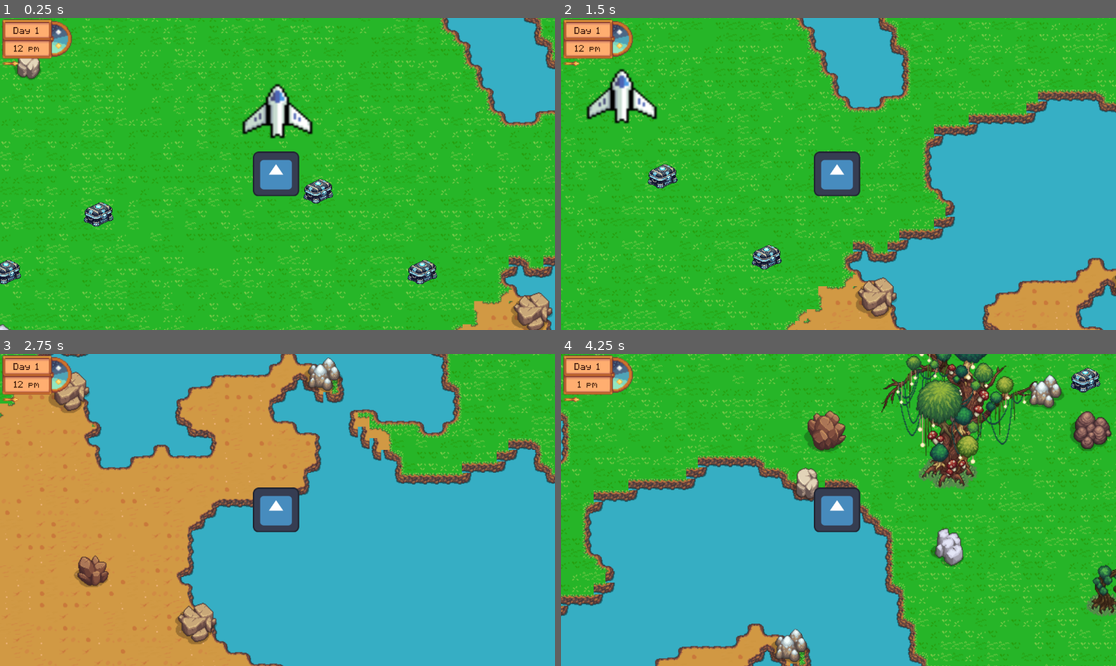
Above: before the commit, frames 1-4 (two rows, left to right).
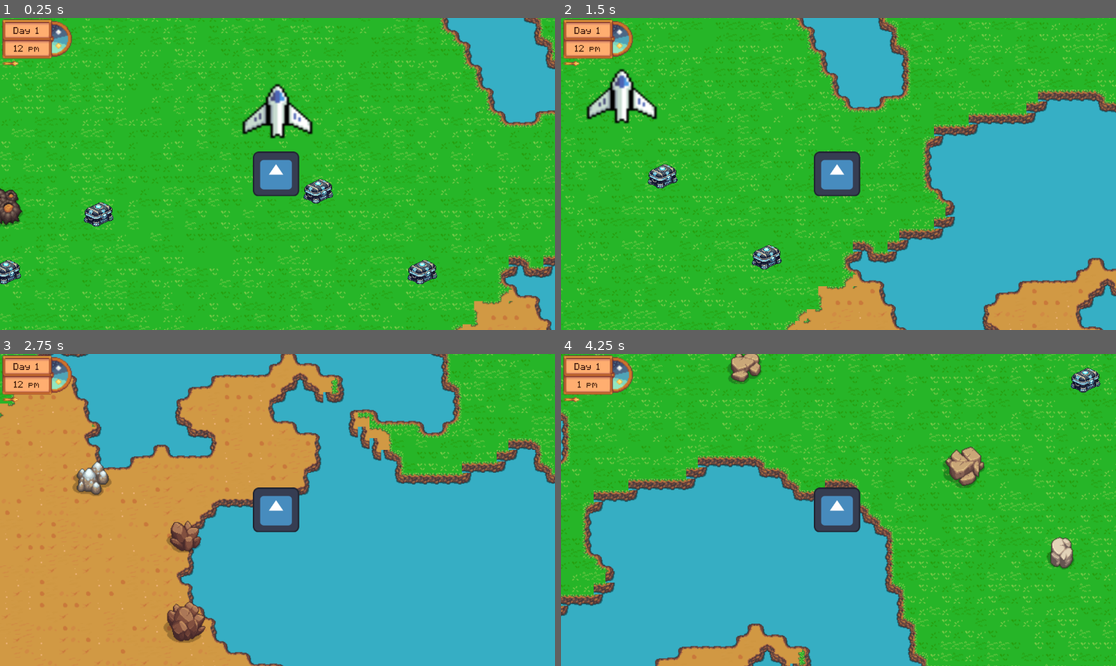
Above: after the commit, the same moments.

Repository: Theodenlll7/Orbital-deployment
Game: Godot game, scene res://World/world.tscn
Same seed, same stepped clock (60 frames per second), same inputs: the game is played once before the commit and once after it. The engine's default icon, where the game draws it, is replaced by a stand-in: a white triangle on a blue panel in a dark square.
Inputs (mouse positions are in pixels of both pictures, inside the frame that each line leads up to):
- Up to frame 1 (0.25 s): no input
- Up to frame 2 (1.5 s): tap Enter at 0.5 s; move the mouse to (960, 158) at 0.52 s; hold D (move_right) 0.53-1.28 s; tap Shift (dodge) at 0.6 s; move the mouse to (727, 189) at 1.27 s; hold S (move_down) from 1.28 s (still down); tap E (interact) at 1.35 s
- Up to frame 3 (2.75 s): move the mouse to (333, 441) at 2.02 s; release S (move_down) at 2.03 s; press the mouse at (333, 441) at 2.03 s; hold D (move_right) from 2.03 s (still down)
- Up to frame 4 (4.25 s): move the mouse to (810, 572) at 2.77 s; release D (move_right) at 2.78 s; release the mouse at (810, 572) at 2.78 s; hold W (move_up) 2.78-3.53 s; tap Shift (dodge) at 2.85 s; move the mouse to (1005, 556) at 3.52 s; hold A (move_left) from 3.53 s (still down); hold E (interact) from 3.53 s (still down)

The runs differ from the first frame. In frame 1, 1.4% of the frame differs, in the area x 0-100%, y 12-100%; in frame 2, 0.7%; in frame 3, 3.4%; in frame 4, 10%, in the area x 30-100%, y 0-100%.

Commit message:
fixed some mapgen bugs

Diff:
--- a/MapGeneration/MapGeneration.gd
+++ b/MapGeneration/MapGeneration.gd
@@ -24,11 +24,17 @@
 		var random_number = randi() % 16 + 1
 		place_large_object_from_tile(random_number, position)
 
+	for position in GenerateMapVariables.random_WaterObject_cells:
+		var random_number = randi() % 5 + 1
+		place_large_water_object_from_tile(random_number, position)
+
+
 	for position in GenerateMapVariables.random_tree_cells:
 		place_tree(position)
 
 	for position in GenerateMapVariables.dungeon_cells:
 		placeDungeon(position)
+
 
 
 func placeRandomObject(list, pos):
@@ -62,6 +68,35 @@
 	set_cells_terrain_connect(1, GenerateMapVariables.Tree_cells, tileset, 2)
 	set_cells_terrain_connect(0, GenerateMapVariables.water_cells, tileset, 1)
 
+
+func place_large_water_object_from_tile(objectID, center):
+	var columns = 0
+	var rows = 0
+	var start = null
+
+	match objectID:
+		1:
+			start = Vector2(8, 4)
+			columns = 4
+			rows = 4
+		2:
+			start = Vector2(10, 11)
+			columns = 4
+			rows = 3
+		3:
+			pass
+		4:
+			start = Vector2(4, 17)
+			columns = 2
+			rows = 2
+		5:
+			start = Vector2(8, 17)
+			columns = 2
+			rows = 2
+	for x in range(columns):
+		for y in range(rows):
+			var tile_position = Vector2(start.x + x, start.y + y)
+			set_cell(2, Vector2i(center.x + x, center.y + y), 16, tile_position)
 
 func place_large_object_from_tile(objectID, center):
 	var columns = 0
--- a/MapGeneration/Map_functions/GenerateMapVariables.gd
+++ b/MapGeneration/Map_functions/GenerateMapVariables.gd
@@ -20,6 +20,7 @@
 
 #Information_Arrays
 var dont_place_here = []
+var water_is_here = []
 
 #Generation_Arrays
 var ground_cells = []
@@ -30,6 +31,7 @@
 
 var map_Edge_cells = []
 var random_Object_cells = []
+var random_WaterObject_cells = []
 var random_tree_cells=[]
 var dungeon_cells = []
 
@@ -75,11 +77,11 @@
 					if alt < LAND_CAP:
 						ground_cells.append(Vector2i(map_x, map_y))
 						if randf() < randomObjectChance:
-							if checkToCloseToMapEdge(Vector2(map_x, map_y),10) or isPosCloseToObjects(Vector2(map_x, map_y)):
+							if checkToCloseToMapEdge(Vector2(map_x, map_y),10) or isPosCloseToObjects(Vector2(map_x, map_y), random_Object_cells) or isPosCloseToObjects(Vector2(map_x, map_y), water_is_here):
 								pass
 							else:
 								random_Object_cells.append(Vector2i(map_x, map_y))
-						if randf() < randomTreeChance and !between(temp, 0.2, 0.6):
+						if randf() < randomTreeChance and !between(temp, 0.2, 0.6) and !isPosCloseToObjects(Vector2(map_x, map_y), water_is_here):
 							random_tree_cells.append(Vector2i(map_x, map_y))
 						if between(temp, 0.2, 0.6):
 							dont_place_here.append(Vector2i(map_x, map_y))
@@ -89,15 +91,21 @@
 								dirt_cells.append(Vector2i(map_x, map_y))
 						elif randf()< randomDungeon:
 							dungeon_cells.append(Vector2i(map_x, map_y))
-					#else:
+					else:
+						water_is_here.append(Vector2i(map_x, map_y))
+						if randf() < randomObjectChance:
+							if checkToCloseToMapEdge(Vector2(map_x, map_y),10) or isPosCloseToObjects(Vector2(map_x, map_y),random_WaterObject_cells)or isPosCloseToObjects(Vector2(map_x, map_y),ground_cells):
+								pass
+							else:
+								random_WaterObject_cells.append(Vector2i(map_x, map_y))
 						#water_cells.append(Vector2i(map_x, map_y))
 
 					#elif between(alt, 0.2, 0.25):
 						#shallow_water_cells.append(Vector2i(map_x, map_y))
 
-func isPosCloseToObjects(pos):
-	for position in random_Object_cells:
-		if Vector2(pos).distance_to(Vector2(position))<5:
+func isPosCloseToObjects(pos, list):
+	for position in list:
+		if Vector2(pos).distance_to(Vector2(position))<7:
 				return true
 	return false
 func checkToCloseToMapEdge(pos, maxDistance):
--- a/World/world.tscn
+++ b/World/world.tscn
@@ -9,6 +9,7 @@
 [ext_resource type="Texture2D" uid="uid://u3pdmylvmf4f" path="res://Assets/Sprites/Objects/Rocks_source.png" id="5_wc6ww"]
 [ext_resource type="Script" path="res://MapGeneration/MapGeneration.gd" id="5_xrdx4"]
 [ext_resource type="PackedScene" uid="uid://dtyfw3eetyfc" path="res://MainHouse/MainHouse.tscn" id="6_js1dw"]
+[ext_resource type="Texture2D" uid="uid://dn84s1b5icr65" path="res://Assets/Sprites/Objects/Rocks_source_texture_shadow.png" id="6_kgt1x"]
 [ext_resource type="Texture2D" uid="uid://c03den4ayjr17" path="res://Assets/Tiles/terrain tiles.png" id="8_o4o7f"]
 
 [sub_resource type="TileSetAtlasSource" id="TileSetAtlasSource_cw1ff"]
@@ -1592,6 +1593,304 @@
 3:11/0 = 0
 13:11/0 = 0
 
+[sub_resource type="TileSetAtlasSource" id="TileSetAtlasSource_f85ho"]
+texture = ExtResource("6_kgt1x")
+0:0/0 = 0
+1:0/0 = 0
+2:0/0 = 0
+3:0/0 = 0
+4:0/0 = 0
+5:0/0 = 0
+6:0/0 = 0
+7:0/0 = 0
+8:0/0 = 0
+9:0/0 = 0
+10:0/0 = 0
+11:0/0 = 0
+13:0/0 = 0
+14:0/0 = 0
+15:0/0 = 0
+0:1/0 = 0
+1:1/0 = 0
+2:1/0 = 0
+3:1/0 = 0
+4:1/0 = 0
+5:1/0 = 0
+6:1/0 = 0
+7:1/0 = 0
+8:1/0 = 0
+9:1/0 = 0
+10:1/0 = 0
+11:1/0 = 0
+12:1/0 = 0
+13:1/0 = 0
+14:1/0 = 0
+15:1/0 = 0
+0:2/0 = 0
+1:2/0 = 0
+2:2/0 = 0
+3:2/0 = 0
+4:2/0 = 0
+5:2/0 = 0
+6:2/0 = 0
+7:2/0 = 0
+8:2/0 = 0
+9:2/0 = 0
+10:2/0 = 0
+11:2/0 = 0
+12:2/0 = 0
+13:2/0 = 0
+14:2/0 = 0
+15:2/0 = 0
+0:3/0 = 0
+1:3/0 = 0
+2:3/0 = 0
+3:3/0 = 0
+4:3/0 = 0
+5:3/0 = 0
+6:3/0 = 0
+7:3/0 = 0
+8:3/0 = 0
+9:3/0 = 0
+10:3/0 = 0
+11:3/0 = 0
+12:3/0 = 0
+13:3/0 = 0
+14:3/0 = 0
+15:3/0 = 0
+0:4/0 = 0
+1:4/0 = 0
+2:4/0 = 0
+3:4/0 = 0
+4:4/0 = 0
+5:4/0 = 0
+6:4/0 = 0
+7:4/0 = 0
+8:4/0 = 0
+9:4/0 = 0
+10:4/0 = 0
+11:4/0 = 0
+12:4/0 = 0
+13:4/0 = 0
+14:4/0 = 0
+15:4/0 = 0
+0:5/0 = 0
+1:5/0 = 0
+2:5/0 = 0
+3:5/0 = 0
+4:5/0 = 0
+5:5/0 = 0
+6:5/0 = 0
+7:5/0 = 0
+8:5/0 = 0
+9:5/0 = 0
+10:5/0 = 0
+11:5/0 = 0
+12:5/0 = 0
+13:5/0 = 0
+14:5/0 = 0
+15:5/0 = 0
+0:6/0 = 0
+1:6/0 = 0
+2:6/0 = 0
+3:6/0 = 0
+4:6/0 = 0
+5:6/0 = 0
+6:6/0 = 0
+7:6/0 = 0
+8:6/0 = 0
+9:6/0 = 0
+10:6/0 = 0
+11:6/0 = 0
+12:6/0 = 0
+13:6/0 = 0
+14:6/0 = 0
+15:6/0 = 0
+0:7/0 = 0
+1:7/0 = 0
+2:7/0 = 0
+3:7/0 = 0
+4:7/0 = 0
+5:7/0 = 0
+6:7/0 = 0
+7:7/0 = 0
+8:7/0 = 0
+9:7/0 = 0
+10:7/0 = 0
+11:7/0 = 0
+12:7/0 = 0
+13:7/0 = 0
+14:7/0 = 0
+15:7/0 = 0
+0:8/0 = 0
+1:8/0 = 0
+2:8/0 = 0
+3:8/0 = 0
+4:8/0 = 0
+5:8/0 = 0
+6:8/0 = 0
+7:8/0 = 0
+8:8/0 = 0
+9:8/0 = 0
+10:8/0 = 0
+11:8/0 = 0
+12:8/0 = 0
+13:8/0 = 0
+14:8/0 = 0
+15:8/0 = 0
+0:9/0 = 0
+1:9/0 = 0
+2:9/0 = 0
+3:9/0 = 0
+4:9/0 = 0
+5:9/0 = 0
+6:9/0 = 0
+7:9/0 = 0
+8:9/0 = 0
+9:9/0 = 0
+10:9/0 = 0
+11:9/0 = 0
+12:9/0 = 0
+13:9/0 = 0
+14:9/0 = 0
+15:9/0 = 0
+0:10/0 = 0
+1:10/0 = 0
+2:10/0 = 0
+3:10/0 = 0
+4:10/0 = 0
+5:10/0 = 0
+6:10/0 = 0
+7:10/0 = 0
+8:10/0 = 0
+9:10/0 = 0
+10:10/0 = 0
+11:10/0 = 0
+12:10/0 = 0
+13:10/0 = 0
+14:10/0 = 0
+15:10/0 = 0
+0:11/0 = 0
+1:11/0 = 0
+2:11/0 = 0
+4:11/0 = 0
+5:11/0 = 0
+6:11/0 = 0
+7:11/0 = 0
+8:11/0 = 0
+9:11/0 = 0
+10:11/0 = 0
+11:11/0 = 0
+12:11/0 = 0
+13:11/0 = 0
+14:11/0 = 0
+15:11/0 = 0
+0:12/0 = 0
+1:12/0 = 0
+2:12/0 = 0
+3:12/0 = 0
+4:12/0 = 0
+5:12/0 = 0
+6:12/0 = 0
+7:12/0 = 0
+8:12/0 = 0
+9:12/0 = 0
+10:12/0 = 0
+11:12/0 = 0
+12:12/0 = 0
+13:12/0 = 0
+14:12/0 = 0
+15:12/0 = 0
+0:13/0 = 0
+1:13/0 = 0
+2:13/0 = 0
+3:13/0 = 0
+4:13/0 = 0
+5:13/0 = 0
+6:13/0 = 0
+7:13/0 = 0
+8:13/0 = 0
+9:13/0 = 0
+10:13/0 = 0
+11:13/0 = 0
+12:13/0 = 0
+13:13/0 = 0
+14:13/0 = 0
+15:13/0 = 0
+0:14/0 = 0
+1:14/0 = 0
+2:14/0 = 0
+3:14/0 = 0
+4:14/0 = 0
+5:14/0 = 0
+6:14/0 = 0
+7:14/0 = 0
+8:14/0 = 0
+9:14/0 = 0
+10:14/0 = 0
+11:14/0 = 0
+12:14/0 = 0
+13:14/0 = 0
+14:14/0 = 0
+15:14/0 = 0
+0:15/0 = 0
+1:15/0 = 0
+2:15/0 = 0
+3:15/0 = 0
+4:15/0 = 0
+5:15/0 = 0
+6:15/0 = 0
+7:15/0 = 0
+8:15/0 = 0
+9:15/0 = 0
+10:15/0 = 0
+11:15/0 = 0
+12:15/0 = 0
+13:15/0 = 0
+14:15/0 = 0
+15:15/0 = 0
+0:16/0 = 0
+1:16/0 = 0
+2:16/0 = 0
+3:16/0 = 0
+4:16/0 = 0
+5:16/0 = 0
+6:16/0 = 0
+7:16/0 = 0
+8:16/0 = 0
+9:16/0 = 0
+10:16/0 = 0
+11:16/0 = 0
+12:16/0 = 0
+13:16/0 = 0
+14:16/0 = 0
+15:16/0 = 0
+0:17/0 = 0
+1:17/0 = 0
+2:17/0 = 0
+3:17/0 = 0
+4:17/0 = 0
+5:17/0 = 0
+6:17/0 = 0
+7:17/0 = 0
+8:17/0 = 0
+9:17/0 = 0
+10:17/0 = 0
+11:17/0 = 0
+12:17/0 = 0
+0:18/0 = 0
+1:18/0 = 0
+2:18/0 = 0
+3:18/0 = 0
+4:18/0 = 0
+5:18/0 = 0
+6:18/0 = 0
+7:18/0 = 0
+8:18/0 = 0
+9:18/0 = 0
+10:18/0 = 0
+11:18/0 = 0
+
 [sub_resource type="TileSetAtlasSource" id="TileSetAtlasSource_m37yq"]
 texture = ExtResource("8_o4o7f")
 1:0/0 = 0
@@ -2169,6 +2468,7 @@
 sources/13 = SubResource("TileSetAtlasSource_vxqv2")
 sources/14 = SubResource("TileSetAtlasSource_4q5ci")
 sources/15 = SubResource("TileSetAtlasSource_idiif")
+sources/16 = SubResource("TileSetAtlasSource_f85ho")
 
 [node name="World" type="Node2D"]
 
Binary file added: Assets/Sprites/Objects/Rocks_source_texture_shadow.png
Not shown, added: Assets/Sprites/Objects/Rocks_source_texture_shadow.png.import
Not shown: 1 places in World/world.tscn that only renumber resources
